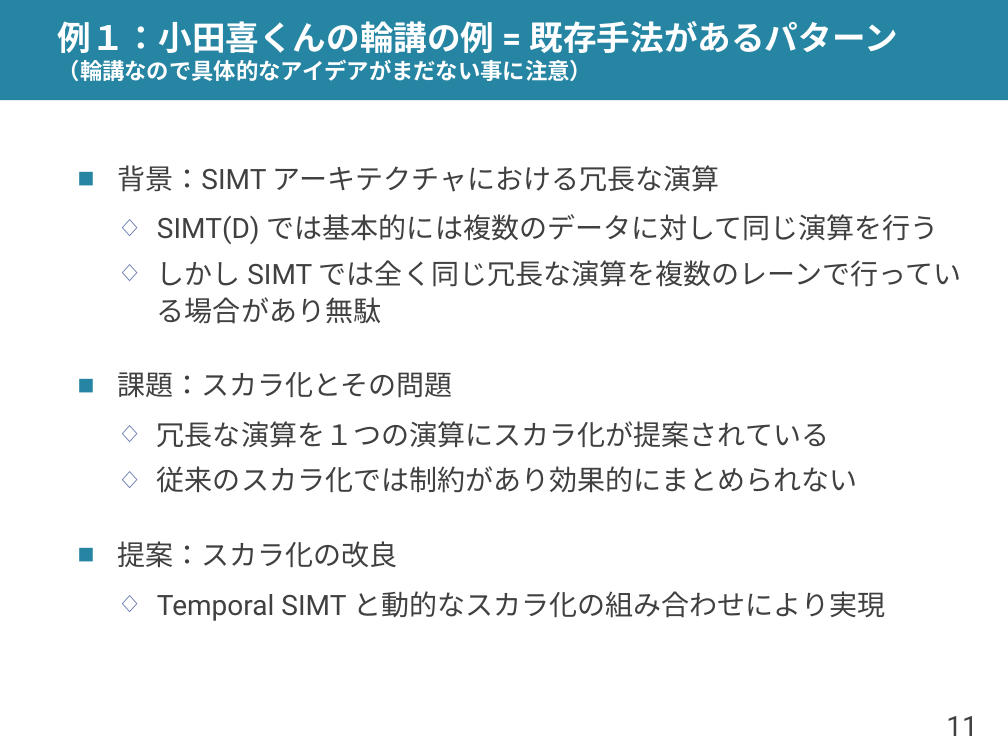
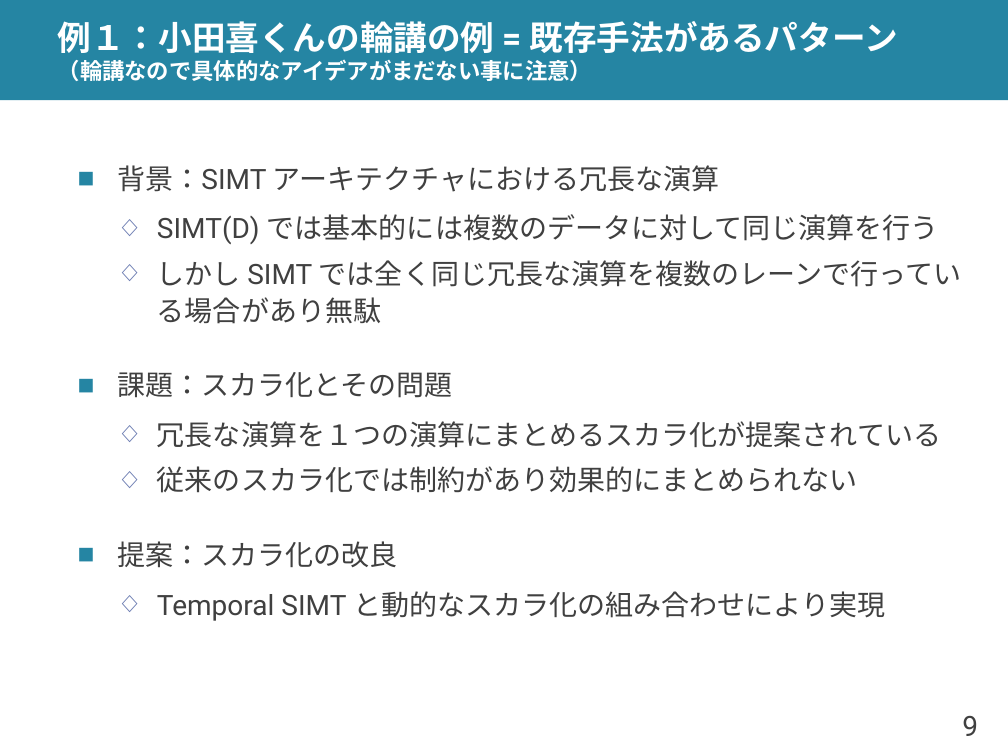
Before and after one commit to shioya-lab/how-to, a slide deck: slide 9 of plot.pptx (slide 11 before the commit). Drawn at 1008x756 pixels with LibreOffice and Linux fonts; fonts in the diff are those of the drawing. Boxes give left, top, right and bottom in pixels: in the first picture for what was removed or moved away, otherwise in the second. Text is boxed around its words. In the diff, an @@ line names an element or a change of style, - is before the commit and + after.

```diff
--- a/plot.pptx
+++ b/plot.pptx
@@ text at bbox=[157, 421, 941, 448]: text changed @@
-  ◇ 冗長な演算を１つの演算にスカラ化が提案されている
+  ◇ 冗長な演算を１つの演算にまとめるスカラ化が提案されている
@@ page number at bbox=[962, 716, 978, 736]: text changed @@
-11
+9
```
Also in this commit, not shown: 10 other slides changed, 3 slides added, 1 other file.
